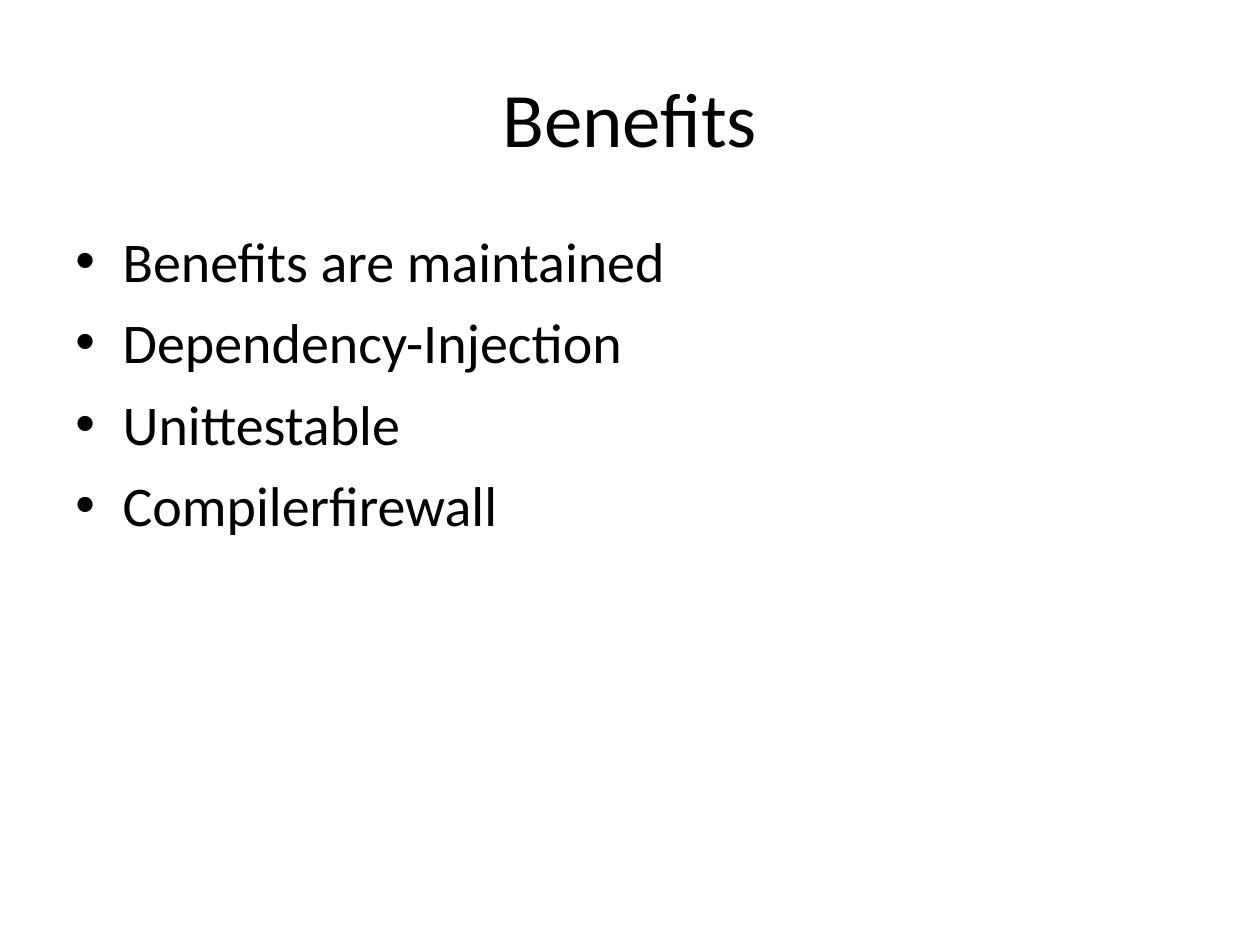
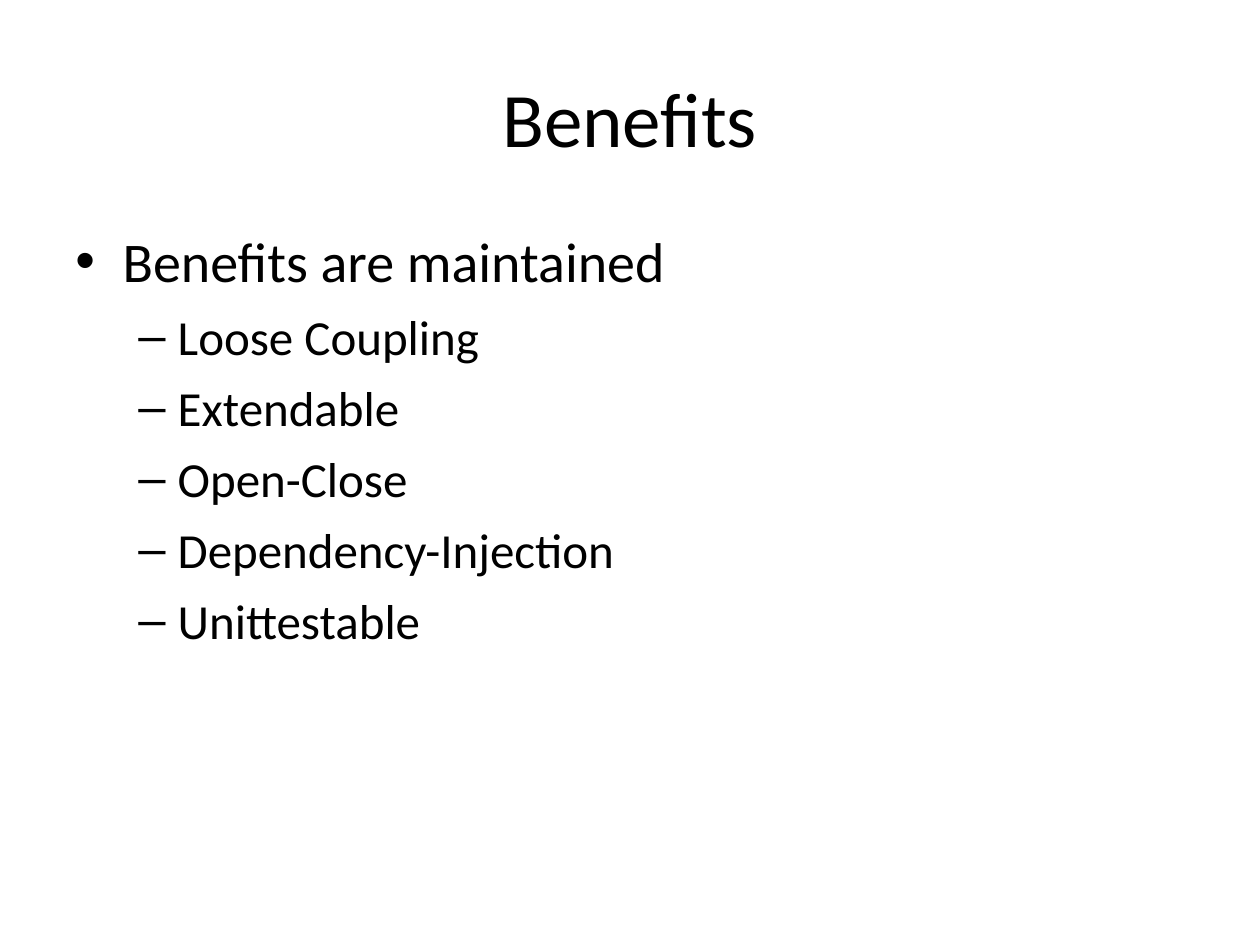
Before and after one commit to kamyu104/GofPatterns, a slide deck: slide 26 of Effective patterns.ppt. Drawn at 1260x945 pixels with LibreOffice and Linux fonts; fonts in the diff are those of the drawing. Boxes give left, top, right and bottom in pixels: in the first picture for what was removed or moved away, otherwise in the second. Text is boxed around its words. In the diff, an @@ line names an element or a change of style, - is before the commit and + after.

```diff
--- a/Effective patterns.ppt
+++ b/Effective patterns.ppt
@@ text at (178,321,479,505): paragraphs added @@
+  – Loose Coupling
+  – Extendable
+  – Open-Close
@@ text at (123,487,498,535): paragraph removed @@
-• Compilerfirewall
@@ text at (178,534,614,640): size 32 to 28 pt in "Dependency-Injection", "Unittestable"; bullet • to –; list level 1 to 2 in "Dependency-Injection"; list level 1 to 2 in "Unittestable" @@
```
Also in this commit, not shown: 1 slide added.
